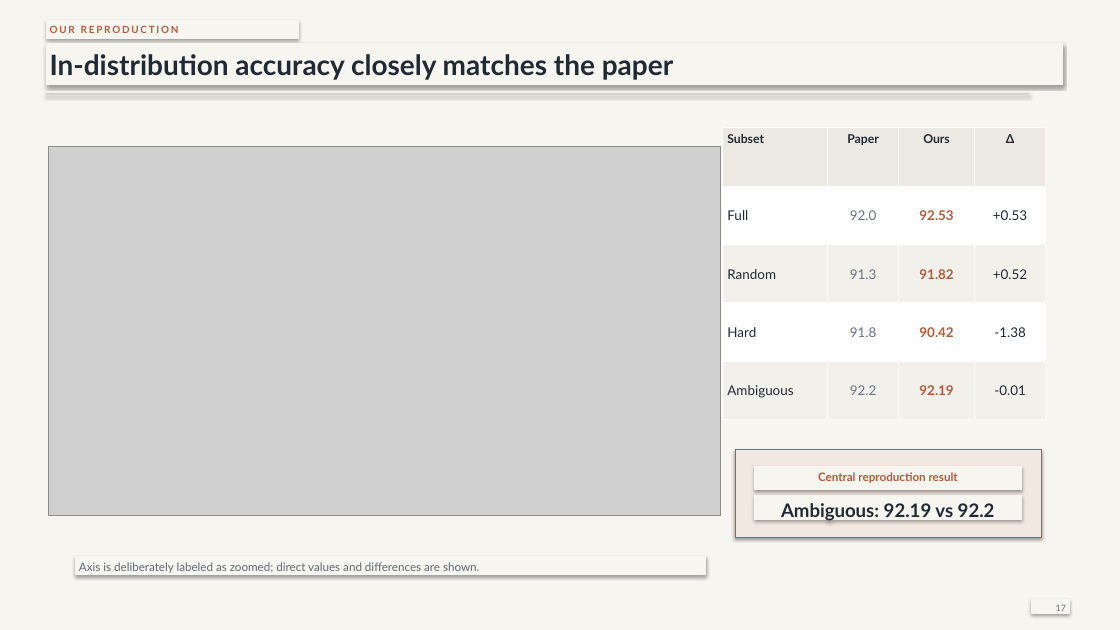
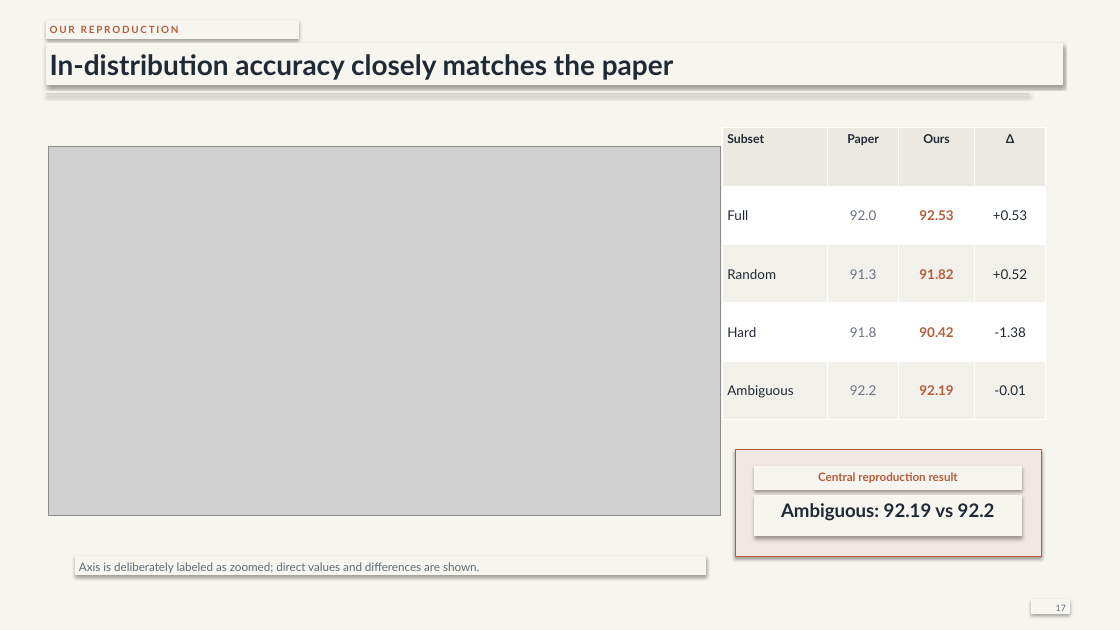
Before and after one commit to JuliaMazine/dataset-cartography-reproduction, a slide deck: slide 17 of presentation/dataset_cartography_reproduction.pptx. Drawn at 1120x630 pixels with LibreOffice and Linux fonts; fonts in the diff are those of the drawing; grey boxes stand for pictures. Boxes give left, top, right and bottom in pixels: in the first picture for what was removed or moved away, otherwise in the second. Text is boxed around its words. In the diff, an @@ line names an element or a change of style, - is before the commit and + after.

```diff
--- a/presentation/dataset_cartography_reproduction.pptx
+++ b/presentation/dataset_cartography_reproduction.pptx
@@ rectangle: place and size @@
-rectangle at [735, 450, 1042, 538]
+rectangle at [735, 450, 1042, 556]
@@ rectangle "Ambiguous: 92.19 vs 92.2": place and size @@
-rectangle "Ambiguous: 92.19 vs 92.2" at [755, 496, 1022, 519]
+rectangle "Ambiguous: 92.19 vs 92.2" at [755, 496, 1022, 536]
```
Also in this commit, not shown: 7 other slides changed.
